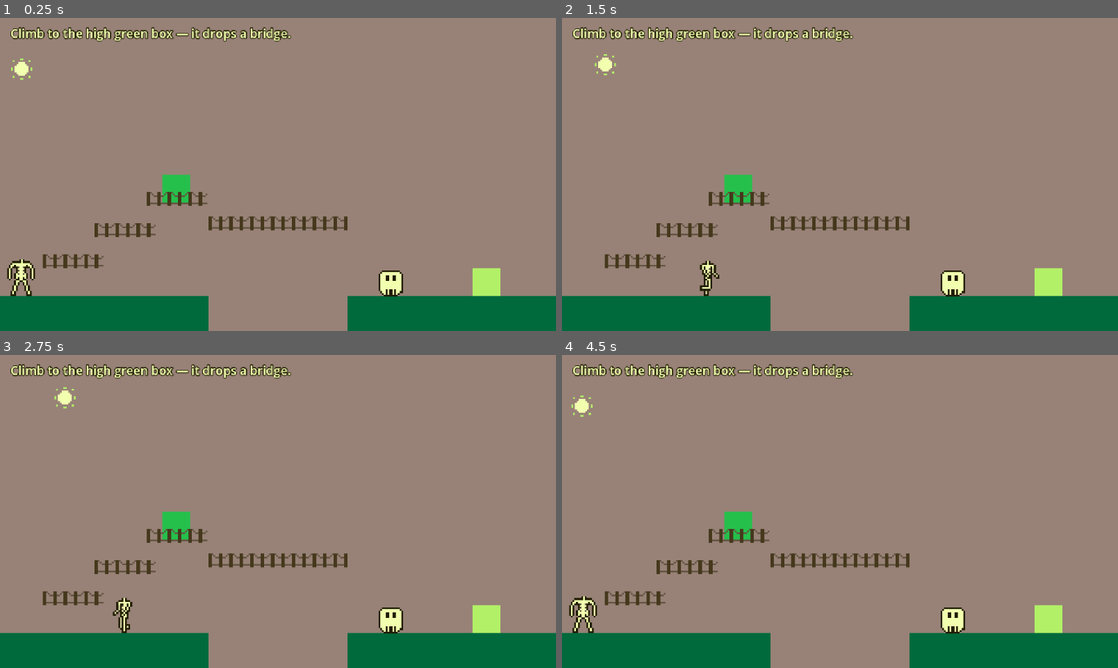
Above: before the commit, frames 1-4 (two rows, left to right).
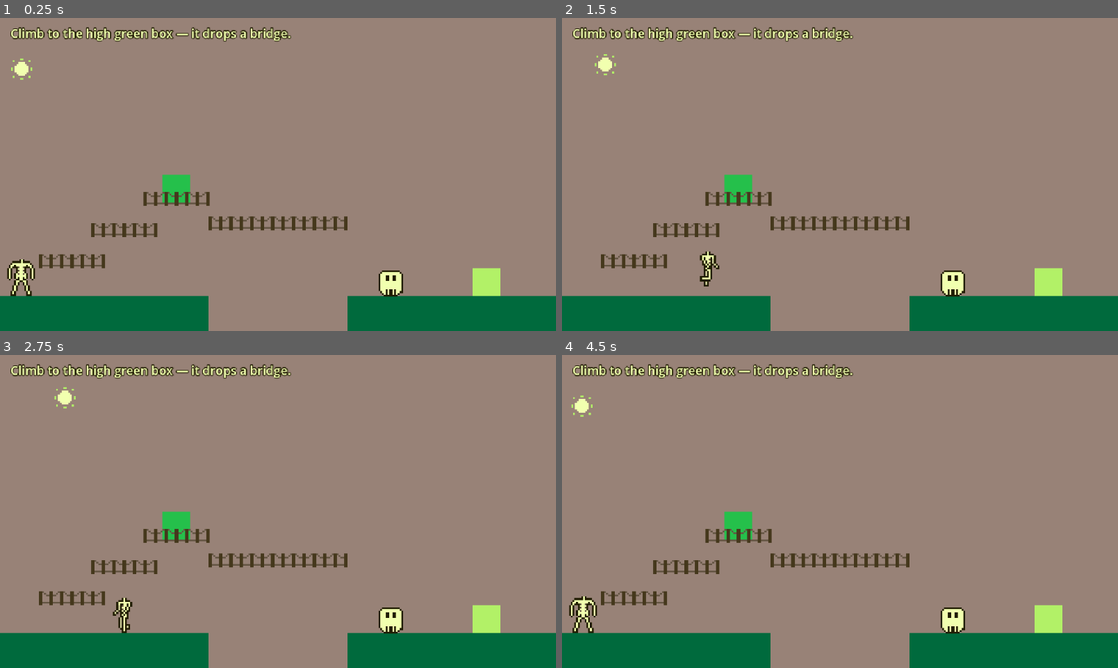
Above: after the commit, the same moments.

Repository: tucksravin/dont-lose-your-head
Game: Godot game, scene res://scenes/days/platforming_day.tscn
Same seed, same stepped clock (60 frames per second), same inputs: the game is played once before the commit and once after it. This scene is started directly instead of the project's main scene.
Inputs:
- Up to frame 1 (0.25 s): no input
- Up to frame 2 (1.5 s): hold D (move_right) from 0.53 s (still down); tap E (interact) at 0.6, 1.35 s; tap Space (jump) at 0.77 s
- Up to frame 3 (2.75 s): tap Space (jump) at 1.52 s; release D (move_right) at 2.03 s; hold A (move_left) from 2.03 s (still down); tap E (interact) at 2.1 s
- Up to frame 4 (4.5 s): release A (move_left) at 2.78 s; hold D (move_right) 2.78-4.25 s; tap E (interact) at 2.85, 3.6 s; tap Space (jump) at 3.02, 3.77 s; click "Retry" at 4.25 s

The runs differ from the first frame. In frame 1, 1.2% of the frame differs, in the area x 7-38%, y 55-80%; in frame 2, 1.5%, in the area x 7-38%, y 55-89%; in frame 3, 1.2%; in frame 4, 1.2%.

Commit message:
Platform fences start and end on a post (35->38 tile run, collision 70->76)

Diff:
--- a/scenes/days/platforming_day.tscn
+++ b/scenes/days/platforming_day.tscn
@@ -16,7 +16,7 @@
 size = Vector2(240, 40)
 
 [sub_resource type="RectangleShape2D" id="RectangleShape2D_platform"]
-size = Vector2(70, 16)
+size = Vector2(76, 16)
 
 [sub_resource type="RectangleShape2D" id="RectangleShape2D_bridge"]
 size = Vector2(160, 40)
@@ -87,7 +87,7 @@
 scale = Vector2(2, 2)
 texture = ExtResource("8_bridge_tex")
 region_enabled = true
-region_rect = Rect2(0, 0, 35, 8)
+region_rect = Rect2(0, 0, 38, 8)
 
 [node name="Platform2" type="StaticBody2D" parent="."]
 
@@ -103,7 +103,7 @@
 scale = Vector2(2, 2)
 texture = ExtResource("8_bridge_tex")
 region_enabled = true
-region_rect = Rect2(0, 0, 35, 8)
+region_rect = Rect2(0, 0, 38, 8)
 
 [node name="Platform3" type="StaticBody2D" parent="."]
 
@@ -119,7 +119,7 @@
 scale = Vector2(2, 2)
 texture = ExtResource("8_bridge_tex")
 region_enabled = true
-region_rect = Rect2(0, 0, 35, 8)
+region_rect = Rect2(0, 0, 38, 8)
 
 [node name="Bridge" type="StaticBody2D" parent="."]
 position = Vector2(0, -80)
Not shown, changed: journals/tucker.md
